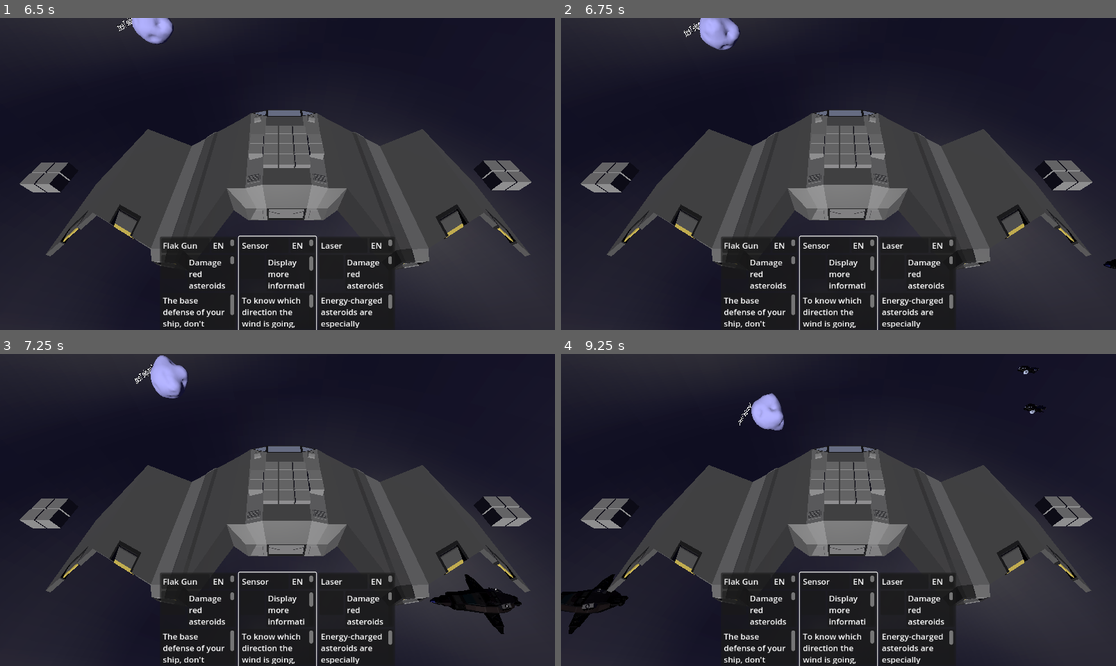
Above: before the commit, frames 1-4 (two rows, left to right).
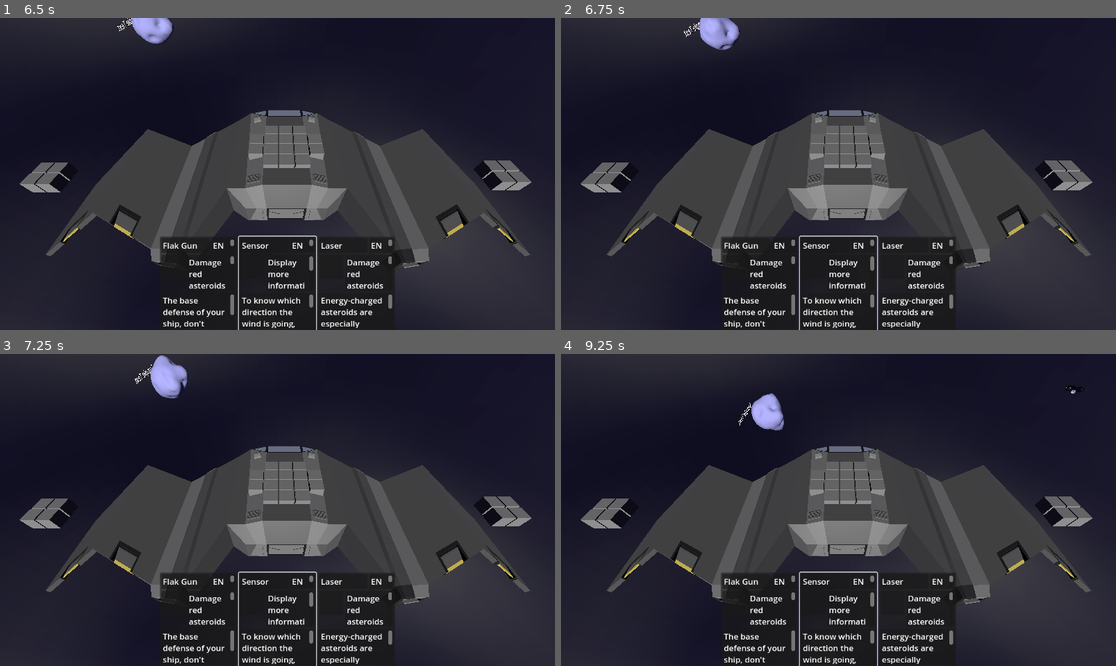
Above: after the commit, the same moments.

Repository: Xwilarg/LudumDare54
Game: Godot game, scene res://Scenes/Main.tscn
Two runs of this game, one before a commit and one after it. Both use one fixed random seed, a clock stepped at 60 frames per second and the inputs below. Video files are missing from this copy of the repository; at most half a second of black plays in their place.
Inputs (mouse positions are in pixels of both pictures, inside the frame that each line leads up to):
- Up to frame 1 (6.5 s): click (199, 283) at 0.52 s; click (199, 283) at 1.27 s; click (199, 283) at 2.02 s; tap Enter at 2.75, 4.25 s; move the mouse to (399, 158) at 2.77 s; click (399, 158) at 2.92 s; tap Space at 3.5, 5 s; move the mouse to (166, 189) at 3.52 s; click (166, 189) at 3.67 s; move the mouse to (333, 105) at 4.27 s; click (333, 105) at 4.42 s; move the mouse to (249, 236) at 5.02 s; click (249, 236) at 5.17 s; move the mouse to (444, 220) at 5.77 s; click (444, 220) at 5.92 s
- Up to frame 2 (6.75 s): move the mouse to (672, 127) at 6.52 s; click (672, 127) at 6.67 s
- Up to frame 3 (7.25 s): no input
- Up to frame 4 (9.25 s): move the mouse to (866, 510) at 7.27 s; click (866, 510) at 7.42 s; move the mouse to (755, 432) at 8.02 s; click (755, 432) at 8.17 s; move the mouse to (960, 494) at 8.77 s; click (960, 494) at 8.92 s

Frame 1 is identical in both runs. In frame 2, less than 0.1% of the frame differs, in the area x 97-100%, y 77-81%; in frame 3, 1.1%, in the area x 77-94%, y 70-90%; in frame 4, 1.1%.
Error in both runs: Invalid access to property or key 'current_weather' on a base object of type 'Nil'. (res://Scripts/GameManager.gd:39)

Commit message:
Add random vessel dir

Diff:
--- a/Scenes/Main.tscn
+++ b/Scenes/Main.tscn
@@ -148,52 +148,51 @@
 [node name="Main Ship" parent="Background" instance=ExtResource("6_jorn6")]
 transform = Transform3D(-4.37114e-08, 0, 1, 0, 1, 0, -1, 0, -4.37114e-08, -1605.27, -686.982, 192.651)
 script = ExtResource("7_v48sk")
-speed = 750
 
 [node name="Cursed Space" parent="Background" instance=ExtResource("8_5tdxn")]
 transform = Transform3D(-1.31134e-07, 0, 3, 0, 3, 0, -3, 0, -1.31134e-07, -349.638, -71.2965, 176.525)
 script = ExtResource("7_v48sk")
-speed = 750
+speed = 100
 
 [node name="Cursed Space2" parent="Background" instance=ExtResource("8_5tdxn")]
 transform = Transform3D(-1.31134e-07, 0, 3, 0, 3, 0, -3, 0, -1.31134e-07, -349.638, -51.7767, 176.525)
 script = ExtResource("7_v48sk")
-speed = 750
+speed = 100
 
 [node name="Cursed Space3" parent="Background" instance=ExtResource("8_5tdxn")]
 transform = Transform3D(-1.31134e-07, 0, 3, 0, 3, 0, -3, 0, -1.31134e-07, -349.638, -51.7767, 145.166)
 script = ExtResource("7_v48sk")
-speed = 750
+speed = 100
 
 [node name="Cursed Space4" parent="Background" instance=ExtResource("8_5tdxn")]
 transform = Transform3D(-1.31134e-07, 0, 3, 0, 3, 0, -3, 0, -1.31134e-07, -349.638, -63.4084, 204.166)
 script = ExtResource("7_v48sk")
-speed = 750
+speed = 100
 
 [node name="Cursed Space5" parent="Background" instance=ExtResource("8_5tdxn")]
 transform = Transform3D(-1.31134e-07, 0, 3, 0, 3, 0, -3, 0, -1.31134e-07, -349.638, -63.4084, 162.611)
 script = ExtResource("7_v48sk")
-speed = 750
+speed = 100
 
 [node name="Cursed Space6" parent="Background" instance=ExtResource("8_5tdxn")]
 transform = Transform3D(-1.31134e-07, 0, 3, 0, 3, 0, -3, 0, -1.31134e-07, -349.638, -86.7764, 162.611)
 script = ExtResource("7_v48sk")
-speed = 750
+speed = 100
 
 [node name="Cursed Space7" parent="Background" instance=ExtResource("8_5tdxn")]
 transform = Transform3D(-1.31134e-07, 0, 3, 0, 3, 0, -3, 0, -1.31134e-07, -349.638, -86.7764, 197.847)
 script = ExtResource("7_v48sk")
-speed = 750
+speed = 100
 
 [node name="Cursed Space8" parent="Background" instance=ExtResource("8_5tdxn")]
 transform = Transform3D(-1.31134e-07, 0, 3, 0, 3, 0, -3, 0, -1.31134e-07, -349.638, -86.7764, 228.177)
 script = ExtResource("7_v48sk")
-speed = 750
+speed = 100
 
 [node name="Cursed Space9" parent="Background" instance=ExtResource("8_5tdxn")]
 transform = Transform3D(-1.31134e-07, 0, 3, 0, 3, 0, -3, 0, -1.31134e-07, -349.638, -44.6609, 193.952)
 script = ExtResource("7_v48sk")
-speed = 750
+speed = 100
 
 [node name="BGMPlayer" type="AudioStreamPlayer" parent="."]
 stream = ExtResource("8_gldpg")
--- a/Scripts/ShipBackground.gd
+++ b/Scripts/ShipBackground.gd
@@ -11,7 +11,7 @@
 	if prep_timer > 0:
 		prep_timer -= delta
 		if prep_timer <= 0:
-			dir = true#GameManager.rng.randi_range(0, 1) == 0
+			dir = GameManager.rng.randi_range(0, 1) == 0
 			global_position = Vector3(x if dir else -x, global_position.y, global_position.z)
 			global_rotation = Vector3(0, PI/2 if dir else -PI/2, 0)
 	else:
